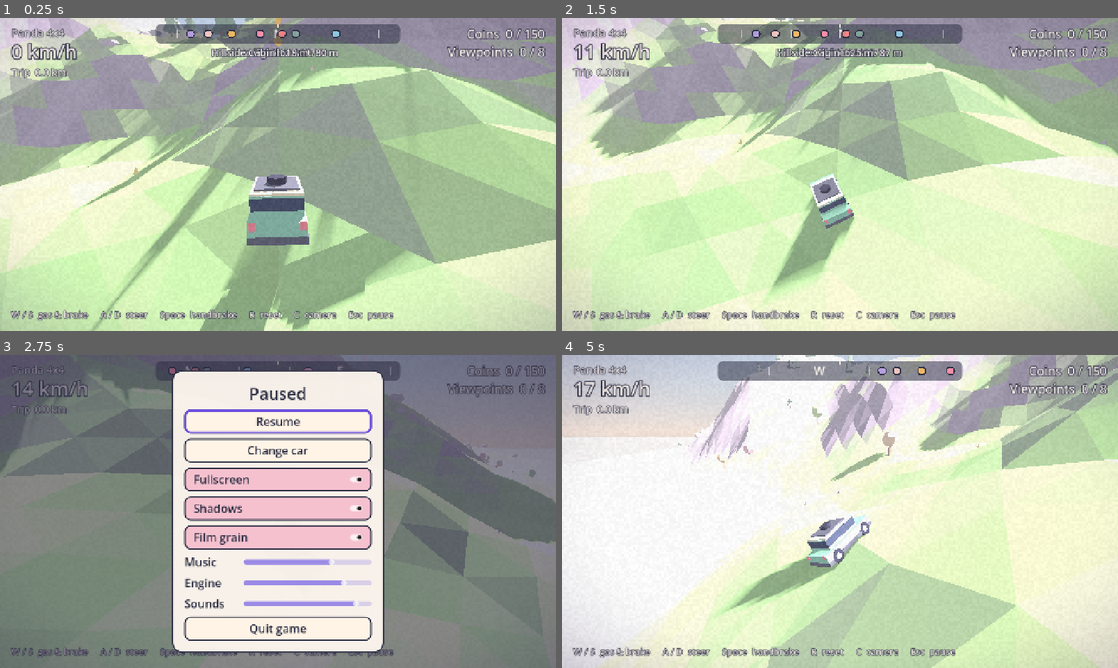
Above: before the commit, frames 1-4 (two rows, left to right).
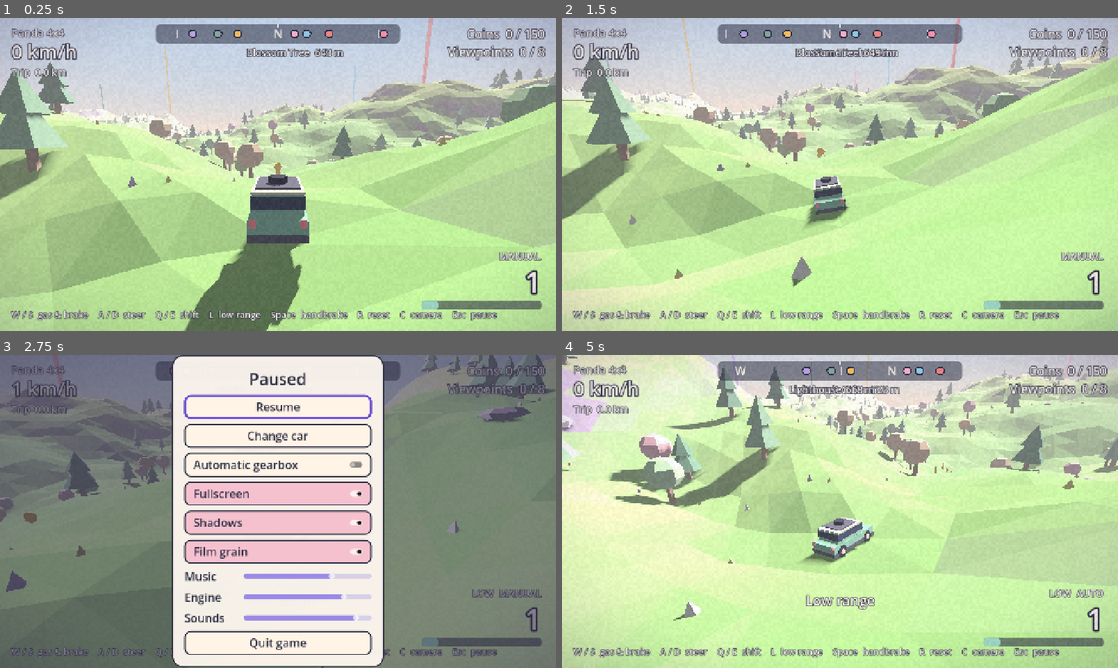
Above: after the commit, the same moments.

Repository: Quezka/lowgear
Game: Godot game, scene res://scenes/main.tscn
The game is run twice, just before and just after one commit, with the same random seed, the same clock (stepped at 60 frames per second) and the same inputs. This scene is started directly instead of the project's main scene.
Inputs (mouse positions are in pixels of both pictures, inside the frame that each line leads up to):
- Up to frame 1 (0.25 s): no input
- Up to frame 2 (1.5 s): move the mouse to (962, 158) at 0.52 s; hold D (right) 0.53-1.25 s; hold C (camera) 0.53-1.25 s; click (962, 158) at 0.67 s; tap W (gas) at 0.8 s; drag from (728, 190) to (812, 237) at 1.27 s
- Up to frame 3 (2.75 s): move the mouse to (333, 442) at 2.02 s; hold D (right) from 2.03 s (still down); tap L (low_range, bound only after the commit) at 2.1 s; tap P at 2.3 s
- Up to frame 4 (5 s): release D (right) at 2.75 s; click (840, 464) at 2.75 s, where only the run after the commit has a clickable "Automatic gearbox"; click "Resume" at 3.5 s; drag from (812, 574) to (673, 464) at 4.27 s

The runs differ from the first frame. In frame 1, 84% of the frame differs, in the area x 0-100%, y 0-100%; in frame 2, 82%; in frame 3, 40%; in frame 4, 86%.

Commit message:
Manual gearbox with low range, real torque curves, drag, dust; Quezka logo splash/icon; lighting fix
Co-Authored-By: Claude Opus 5.5 <noreply@anthropic.com>

Diff:
--- a/project.godot
+++ b/project.godot
@@ -7,6 +7,12 @@
 config/description="A lofi pastel off-road drive."
 run/main_scene="res://scenes/menu.tscn"
 config/features=PackedStringArray("4.7", "GL Compatibility")
+config/icon="res://assets/logo.png"
+boot_splash/bg_color=Color(0.992, 0.886, 0.894, 1)
+boot_splash/show_image=true
+boot_splash/image="res://assets/logo.png"
+boot_splash/fullsize=false
+boot_splash/use_filter=true
 
 [autoload]
 
--- a/scripts/car_builder.gd
+++ b/scripts/car_builder.gd
@@ -131,12 +131,12 @@
 		wheel.use_as_traction = front or awd
 		wheel.add_child(build_wheel_visual(spec))
 		car.add_child(wheel)
-	for side in [-0.5, 0.5]:
+	for side in [0.0]:
 		var l := SpotLight3D.new()
 		l.position = Vector3(side, 0.5, 1.6)
 		l.rotation_degrees = Vector3(-6, 180, 0)
 		l.spot_range = 34.0
-		l.spot_angle = 32.0
+		l.spot_angle = 40.0
 		l.light_color = Color("#fff1c9")
 		l.light_energy = 0.0
 		l.visible = false
--- a/scripts/car_specs.gd
+++ b/scripts/car_specs.gd
@@ -25,9 +25,11 @@
 		"stats": {"Speed": 2, "Climbing": 5, "Grip": 4, "Comfort": 3},
 		"mass": 800.0, "engine_force": 6200.0, "top_speed": 21.0, "drive": "awd",
 		"brake": 32.0, "steer_max": 0.55,
+		"drivetrain": {"gears": [3.91, 2.16, 1.48, 1.12, 0.89], "final": 4.46, "high": 1.0, "low": 1.6,
+			"torque": 100.0, "peak_rpm": 3000.0, "idle": 850.0, "redline": 6000.0, "cda": 0.8},
 		"wheel": {
 			"radius": 0.32, "width": 0.2, "x": 0.68, "front_z": 1.08, "rear_z": -1.08, "y": 0.35,
-			"rest": 0.26, "travel": 0.26, "stiffness": 38.0, "comp": 1.8, "relax": 2.6, "slip": 4.6, "roll": 0.25,
+			"rest": 0.26, "travel": 0.26, "stiffness": 38.0, "comp": 1.8, "relax": 2.6, "slip": 4.6, "roll": 0.5,
 		},
 		"com": Vector3(0, -0.15, 0.1),
 		"collision": [
@@ -65,9 +67,11 @@
 		"stats": {"Speed": 3, "Climbing": 4, "Grip": 3, "Comfort": 5},
 		"mass": 1150.0, "engine_force": 8600.0, "top_speed": 25.0, "drive": "awd",
 		"brake": 45.0, "steer_max": 0.5,
+		"drivetrain": {"gears": [3.67, 2.1, 1.36, 1.0, 0.82], "final": 3.9, "high": 1.2, "low": 2.135,
+			"torque": 129.0, "peak_rpm": 4000.0, "idle": 800.0, "redline": 5400.0, "cda": 0.95},
 		"wheel": {
 			"radius": 0.37, "width": 0.24, "x": 0.74, "front_z": 1.1, "rear_z": -1.1, "y": 0.42,
-			"rest": 0.34, "travel": 0.36, "stiffness": 30.0, "comp": 1.6, "relax": 2.1, "slip": 4.0, "roll": 0.2,
+			"rest": 0.34, "travel": 0.36, "stiffness": 30.0, "comp": 1.6, "relax": 2.1, "slip": 4.0, "roll": 0.45,
 		},
 		"com": Vector3(0, -0.2, 0.15),
 		"collision": [
@@ -108,9 +112,11 @@
 		"stats": {"Speed": 5, "Climbing": 2, "Grip": 3, "Comfort": 2},
 		"mass": 720.0, "engine_force": 6400.0, "top_speed": 33.0, "drive": "fwd",
 		"brake": 30.0, "steer_max": 0.6,
+		"drivetrain": {"gears": [2.69, 1.75, 1.29, 1.0], "final": 4.2, "high": 1.0, "low": 0.0,
+			"torque": 115.0, "peak_rpm": 4500.0, "idle": 950.0, "redline": 7000.0, "cda": 0.6},
 		"wheel": {
 			"radius": 0.29, "width": 0.2, "x": 0.62, "front_z": 1.02, "rear_z": -1.02, "y": 0.3,
-			"rest": 0.19, "travel": 0.16, "stiffness": 55.0, "comp": 3.0, "relax": 3.6, "slip": 3.4, "roll": 0.3,
+			"rest": 0.19, "travel": 0.16, "stiffness": 55.0, "comp": 3.0, "relax": 3.6, "slip": 3.4, "roll": 0.55,
 		},
 		"com": Vector3(0, -0.12, 0.25),
 		"collision": [
--- a/scripts/game_state.gd
+++ b/scripts/game_state.gd
@@ -19,6 +19,7 @@
 	"grain": true,
 	"shadows": true,
 	"fullscreen": true,
+	"auto_gearbox": false,
 }
 
 ## Test mode: `godot --path . -- --shot [--menu] [--car=id] [--out=dir] [--tod=0.8]`
@@ -117,6 +118,12 @@
 	_keys("camera", [KEY_C])
 	_keys("pause", [KEY_ESCAPE, KEY_P])
 	_keys("fullscreen", [KEY_F11])
+	_keys("shift_up", [KEY_E, KEY_PAGEUP])
+	_keys("shift_down", [KEY_Q, KEY_PAGEDOWN])
+	_keys("low_range", [KEY_L])
+	_button("shift_up", JOY_BUTTON_RIGHT_SHOULDER)
+	_button("shift_down", JOY_BUTTON_LEFT_SHOULDER)
+	_button("low_range", JOY_BUTTON_BACK)
 	_axis("gas", JOY_AXIS_TRIGGER_RIGHT, 1.0)
 	_axis("brake", JOY_AXIS_TRIGGER_LEFT, 1.0)
 	_axis("left", JOY_AXIS_LEFT_X, -1.0)
--- a/scripts/hud.gd
+++ b/scripts/hud.gd
@@ -14,6 +14,10 @@
 var _toast: Label
 var _hint: Label
 var _fade: ColorRect
+var _gear: Label
+var _range: Label
+var _tach: ProgressBar
+var _tach_fill: StyleBoxFlat
 var _compass: Compass
 var _toast_t := 0.0
 var _hint_t := 14.0
@@ -60,8 +64,53 @@
 	_hint.offset_left = 28
 	_hint.offset_top = -56
 	_hint.offset_right = 1340
-	_hint.text = "W / S  gas & brake     A / D  steer     Space  handbrake     R  reset     C  camera     Esc  pause"
+	_hint.text = "W / S  gas & brake    A / D  steer    Q / E  shift    L  low range    Space  handbrake    R  reset    C  camera    Esc  pause"
 	root.add_child(_hint)
+
+	_gear = Label.new()
+	_gear.label_settings = GameState.label_settings(72)
+	_gear.anchor_left = 1.0
+	_gear.anchor_right = 1.0
+	_gear.anchor_top = 1.0
+	_gear.anchor_bottom = 1.0
+	_gear.offset_left = -150
+	_gear.offset_right = -36
+	_gear.offset_top = -170
+	_gear.offset_bottom = -80
+	_gear.horizontal_alignment = HORIZONTAL_ALIGNMENT_RIGHT
+	root.add_child(_gear)
+	_range = Label.new()
+	_range.label_settings = GameState.label_settings(24)
+	_range.anchor_left = 1.0
+	_range.anchor_right = 1.0
+	_range.anchor_top = 1.0
+	_range.anchor_bottom = 1.0
+	_range.offset_left = -360
+	_range.offset_right = -36
+	_range.offset_top = -200
+	_range.offset_bottom = -168
+	_range.horizontal_alignment = HORIZONTAL_ALIGNMENT_RIGHT
+	root.add_child(_range)
+	_tach = ProgressBar.new()
+	_tach.show_percentage = false
+	_tach.min_value = 0.0
+	_tach.max_value = 1.0
+	_tach.anchor_left = 1.0
+	_tach.anchor_right = 1.0
+	_tach.anchor_top = 1.0
+	_tach.anchor_bottom = 1.0
+	_tach.offset_left = -330
+	_tach.offset_right = -36
+	_tach.offset_top = -74
+	_tach.offset_bottom = -52
+	var bg := StyleBoxFlat.new()
+	bg.bg_color = Color(0.17, 0.18, 0.26, 0.6)
+	bg.set_corner_radius_all(8)
+	_tach.add_theme_stylebox_override("background", bg)
+	_tach_fill = StyleBoxFlat.new()
+	_tach_fill.set_corner_radius_all(8)
+	_tach.add_theme_stylebox_override("fill", _tach_fill)
+	root.add_child(_tach)
 
 	_fade = ColorRect.new()
 	_fade.set_anchors_preset(Control.PRESET_FULL_RECT)
@@ -107,6 +156,10 @@
 	if _hint_t > 0.0:
 		_hint_t -= delta
 		_hint.modulate.a = clampf(_hint_t / 2.0, 0.0, 1.0)
+	_gear.text = car.gear_text()
+	_range.text = ("LOW  " if car.low_range else "") + ("AUTO" if car.is_auto() else "MANUAL")
+	_tach.value = car.rpm
+	_tach_fill.bg_color = Color("#9ed9c5").lerp(Color("#f28482"), clampf((car.rpm - 0.7) / 0.25, 0.0, 1.0))
 	_compass.queue_redraw()
 
 
--- a/scripts/low_poly.gd
+++ b/scripts/low_poly.gd
@@ -27,6 +27,7 @@
 		return _mats["__inst"]
 	var m := StandardMaterial3D.new()
 	m.vertex_color_use_as_albedo = true
+	m.vertex_color_is_srgb = true
 	m.roughness = 0.95
 	m.metallic_specular = 0.15
 	_mats["__inst"] = m
--- a/scripts/main.gd
+++ b/scripts/main.gd
@@ -109,6 +109,7 @@
 	feats.discovered.connect(func(n: String, c: int) -> void:
 		Sfx.play("discover")
 		hud.toast("Discovered: %s   (%d / %d)" % [n, c, feats.landmarks.size()]))
+	car.message.connect(func(t: String) -> void: hud.toast(t))
 	car.was_reset.connect(func() -> void:
 		Sfx.play("reset", 0.6)
 		hud.flash())
@@ -221,8 +222,8 @@
 	_stat_t += delta
 	if _stat_t >= 2.0:
 		_stat_t = 0.0
-		print("[shot] t=%.0f fps=%d kmh=%.0f fwd=%.1f pos=(%.0f, %.0f, %.0f) up=%.2f trip=%.0f resets=%d ground=%s" % [
-			_shot_t, Engine.get_frames_per_second(), car.linear_velocity.length() * 3.6, car.fwd_speed,
+		print("[shot] t=%.0f gear=%s low=%s rpm=%.0f fps=%d kmh=%.0f fwd=%.1f pos=(%.0f, %.0f, %.0f) up=%.2f trip=%.0f resets=%d ground=%s" % [
+			_shot_t, car.gear_text(), car.low_range, car.engine_rpm, Engine.get_frames_per_second(), car.linear_velocity.length() * 3.6, car.fwd_speed,
 			car.global_position.x, car.global_position.y, car.global_position.z,
 			car.global_transform.basis.y.y, car.trip, car.resets, car.grounded])
 	if not _shot_times.is_empty() and _shot_t >= float(_shot_times[0]):
--- a/scripts/palette.gd
+++ b/scripts/palette.gd
@@ -4,27 +4,27 @@
 
 const NIGHT := {
 	"top": Color("#2e3a6b"), "horizon": Color("#5b5f97"), "fog": Color("#4c5487"),
-	"light": Color("#a9b8ff"), "energy": 0.28, "ambient": 0.75,
+	"light": Color("#a9b8ff"), "energy": 0.22, "ambient": 0.3,
 }
 const DAWN := {
 	"top": Color("#8fa3d9"), "horizon": Color("#ffc4b8"), "fog": Color("#f5c6c0"),
-	"light": Color("#ffc9a3"), "energy": 0.8, "ambient": 0.75,
+	"light": Color("#ffc9a3"), "energy": 0.6, "ambient": 0.3,
 }
 const MORNING := {
 	"top": Color("#a9cdf0"), "horizon": Color("#fde7d3"), "fog": Color("#ece3e6"),
-	"light": Color("#fff0dc"), "energy": 1.1, "ambient": 0.8,
+	"light": Color("#fff0dc"), "energy": 0.8, "ambient": 0.32,
 }
 const NOON := {
 	"top": Color("#9ccbf2"), "horizon": Color("#e6f0f7"), "fog": Color("#dde9f2"),
-	"light": Color("#fff8ec"), "energy": 1.25, "ambient": 0.85,
+	"light": Color("#fff8ec"), "energy": 0.88, "ambient": 0.34,
 }
 const GOLDEN := {
 	"top": Color("#b7b6e8"), "horizon": Color("#ffd2a6"), "fog": Color("#f7d4bd"),
-	"light": Color("#ffd29a"), "energy": 1.0, "ambient": 0.78,
+	"light": Color("#ffd29a"), "energy": 0.78, "ambient": 0.32,
 }
 const DUSK := {
 	"top": Color("#7d79c2"), "horizon": Color("#f7a8b8"), "fog": Color("#c79bbf"),
-	"light": Color("#ff9eaa"), "energy": 0.55, "ambient": 0.72,
+	"light": Color("#ff9eaa"), "energy": 0.5, "ambient": 0.3,
 }
 
 static var KEYS: Array = [
--- a/scripts/pause_menu.gd
+++ b/scripts/pause_menu.gd
@@ -32,6 +32,7 @@
 	v.add_child(title)
 	_first = _button(v, "Resume", toggle)
 	_button(v, "Change car", func() -> void: change_car.emit())
+	_check(v, "Automatic gearbox", "auto_gearbox")
 	_check(v, "Fullscreen", "fullscreen")
 	_check(v, "Shadows", "shadows")
 	_check(v, "Film grain", "grain")
--- a/scripts/terrain.gd
+++ b/scripts/terrain.gd
@@ -9,13 +9,13 @@
 const CHUNKS := 8
 const SEA_FLOOR := -7.0
 
-const SAND := Color("#f2dfb6")
+const SAND := Color("#ecd3a2")
 const WET_SAND := Color("#d9c9a6")
-const ROCK := Color("#b8acc9")
+const ROCK := Color("#a99bc0")
 const SNOW := Color("#f8f1f4")
-const GRASS_A := Color("#a6d6a0")
-const GRASS_B := Color("#c9e4a2")
-const MEADOW := Color("#dcdcaa")
+const GRASS_A := Color("#8fc98a")
+const GRASS_B := Color("#b2d98c")
+const MEADOW := Color("#cfd197")
 
 var heights := PackedFloat32Array()
 var spawn_transform := Transform3D.IDENTITY
@@ -41,6 +41,7 @@
 			heights[j * (N + 1) + i] = _raw_height(-HALF + i * CELL, z)
 	_material = StandardMaterial3D.new()
 	_material.vertex_color_use_as_albedo = true
+	_material.vertex_color_is_srgb = true
 	_material.roughness = 1.0
 	_material.metallic_specular = 0.1
 	_material.cull_mode = BaseMaterial3D.CULL_DISABLED
@@ -53,7 +54,7 @@
 func _setup_noise(s: int) -> void:
 	_base.seed = s
 	_base.noise_type = FastNoiseLite.TYPE_SIMPLEX_SMOOTH
-	_base.frequency = 0.0042
+	_base.frequency = 0.0036
 	_base.fractal_type = FastNoiseLite.FRACTAL_FBM
 	_base.fractal_octaves = 4
 	_ridge.seed = s + 1
@@ -75,9 +76,9 @@
 	var d := Vector2(x, z).length() / HALF + _warp.get_noise_2d(x, z) * 0.18
 	var mask := 1.0 - smoothstep(0.62, 0.93, d)
 	var base := clampf(_base.get_noise_2d(x, z) * 0.75 + 0.5, 0.0, 1.0)
-	var hills := pow(base, 1.7) * 62.0
+	var hills := pow(base, 1.7) * 44.0
 	var r := 1.0 - absf(_ridge.get_noise_2d(x, z))
-	var ridge := pow(r, 3.0) * 34.0 * (1.0 - smoothstep(0.2, 0.75, d))
+	var ridge := pow(r, 3.0) * 22.0 * (1.0 - smoothstep(0.2, 0.75, d))
 	var bumps := _bumps.get_noise_2d(x, z) * 1.6
 	var land := 5.0 + hills + ridge + bumps
 	return lerpf(SEA_FLOOR, land, mask)
@@ -192,7 +193,11 @@
 	var z := HALF * 0.95
 	while z > 0.0 and get_height(0.0, z) < 3.0:
 		z -= 2.0
-	z -= 20.0
+	z -= 12.0
+	var tries := 0
+	while tries < 60 and get_normal(0.0, z).y < 0.97:
+		z -= 2.0
+		tries += 1
 	var h := get_height(0.0, z)
 	# Cars face +Z; turn around so we look inland.
 	spawn_transform = Transform3D(Basis(Vector3.UP, PI), Vector3(0.0, h + 1.2, z))
--- a/scripts/vehicle_controller.gd
+++ b/scripts/vehicle_controller.gd
@@ -1,8 +1,13 @@
 class_name Car
 extends VehicleBody3D
-## Player car: input, per-wheel drive, air control, flip and water resets, fake gearbox for the engine sound.
+## Player car: engine + manual gearbox (with low range on the 4x4s), brakes, drag,
+## air control, flip and water resets, dust.
 
 signal was_reset
+signal message(text: String)
+
+const SHIFT_TIME := 0.25
+const EFFICIENCY := 0.85
 
 var spec: Dictionary = {}
 var terrain: Terrain
@@ -14,22 +19,30 @@
 var rear: Array[VehicleWheel3D] = []
 var lights: Array[SpotLight3D] = []
 
-var throttle := 0.0   ## 0..1, for the engine sound
-var rpm := 0.2        ## 0..1, fake gearbox
-var fwd_speed := 0.0  ## m/s along the car's nose
+var gear := 1          ## -1 reverse, 0 neutral, 1..n
+var low_range := false
+var engine_rpm := 900.0
+var throttle := 0.0    ## 0..1, for the engine sound
+var rpm := 0.2         ## engine_rpm / redline, for the sound and the HUD
+var fwd_speed := 0.0   ## m/s along the car's nose
 var grounded := false
-var trip := 0.0       ## metres driven on the ground
+var trip := 0.0        ## metres driven on the ground
 var resets := 0
 
+var _dt: Dictionary
 var _steer := 0.0
+var _shift_t := 0.0
 var _flip_t := 0.0
 var _safe_t := 0.0
 var _last_safe := Transform3D.IDENTITY
 var _stuck_t := 0.0
 var _reverse_t := 0.0
+var _dust: CPUParticles3D
 
 
 func setup_wheels() -> void:
+	_dt = spec["drivetrain"]
+	engine_rpm = _dt["idle"]
 	for c in get_children():
 		if c is VehicleWheel3D:
 			var w := c as VehicleWheel3D
@@ -41,6 +54,71 @@
 		elif c is SpotLight3D:
 			lights.append(c as SpotLight3D)
 	_last_safe = global_transform
+	_make_dust()
+
+
+func gear_count() -> int:
+	return (_dt["gears"] as Array).size()
+
+
+func has_low() -> bool:
+	return float(_dt["low"]) > 0.0
+
+
+func is_auto() -> bool:
+	return autopilot or bool(GameState.settings.get("auto_gearbox", false))
+
+
+func gear_text() -> String:
+	if gear < 0:
+		return "R"
+	if gear == 0:
+		return "N"
+	return str(gear)
+
+
+## Overall ratio engine -> wheel, signed (negative in reverse), 0 in neutral.
+func _ratio() -> float:
+	if gear == 0:
+		return 0.0
+	var gears: Array = _dt["gears"]
+	var g: float = gears[0] * 1.1 if gear < 0 else gears[gear - 1]
+	var range_r: float = _dt["low"] if low_range else _dt["high"]
+	var r: float = g * float(_dt["final"]) * range_r
+	return -r if gear < 0 else r
+
+
+func _torque(r: float) -> float:
+	var peak: float = _dt["torque"]
+	var pr: float = _dt["peak_rpm"]
+	var red: float = _dt["redline"]
+	if r <= pr:
+		return peak * (0.62 + 0.38 * clampf(r / pr, 0.0, 1.0))
+	var f := (r - pr) / (red - pr)
+	return peak * (1.0 - 0.45 * f * f)
+
+
+func _shift(to: int) -> void:
+	to = clampi(to, -1, gear_count())
+	if to == gear:
+		return
+	if to < 0 and fwd_speed > 1.5:
+		message.emit("Stop before reverse")
+		return
+	gear = to
+	_shift_t = SHIFT_TIME
+
+
+func _toggle_low() -> void:
+	if not has_low():
+		message.emit("No low range on this car")
+		return
+	if absf(fwd_speed) > 3.0:
+		message.emit("Slow down to change range")
+		return
+	low_range = not low_range
+	_shift_t = SHIFT_TIME * 2.0
+	message.emit("Low range" if low_range else "Normal range")
 
 
 func _physics_process(delta: float) -> void:
@@ -63,7 +141,10 @@
 		else:
 			_stuck_t = maxf(0.0, _stuck_t - delta)
 		if _stuck_t > 2.5:
-			_reverse_t = 1.5
+			if has_low() and not low_range:
+				low_range = true
+			else:
+				_reverse_t = 1.5
 			_stuck_t = 0.0
 		if _reverse_t > 0.0:
 			_reverse_t -= delta
@@ -78,24 +159,71 @@
 		if Input.is_action_just_pressed("reset"):
 			reset_car(false)
 			return
-
-	var top: float = spec["top_speed"]
-	var ef: float = spec["engine_force"]
+		if Input.is_action_just_pressed("low_range"):
+			_toggle_low()
+		if not is_auto():
+			if Input.is_action_just_pressed("shift_up"):
+				_shift(gear + 1)
+			if Input.is_action_just_pressed("shift_down"):
+				_shift(gear - 1)
+
+	var red: float = _dt["redline"]
+	var idle: float = _dt["idle"]
+	var radius: float = (spec["wheel"] as Dictionary)["radius"]
 	var brake_max: float = spec["brake"]
+
+	# Automatic: S brakes, then reverses once stopped.
+	if is_auto():
+		if gear < 0:
+			if gas > 0.1 and fwd_speed > -0.5:
+				_shift(1)
+			else:
+				var g2 := gas
+				gas = brk
+				brk = g2
+		elif brk > 0.1 and gas < 0.05 and fwd_speed < 0.5:
+			_shift(-1)
+			gas = brk
+			brk = 0.0
+		if gear == 0:
+			gear = 1
+
+	# Engine speed from the driven wheels' ground speed.
+	var ratio := _ratio()
+	var wheel_rpm := absf(fwd_speed) / (TAU * radius) * 60.0
+	var linked := wheel_rpm * absf(ratio)
+	_shift_t = maxf(0.0, _shift_t - delta)
+	var clutch_in := ratio == 0.0 or _shift_t > 0.0
+	var target_rpm: float
+	if clutch_in:
+		target_rpm = idle + gas * (red - idle) * 0.85
+	else:
+		# The clutch slips at launch, so the engine never drops below a launch rpm with gas.
+		var launch: float = idle + gas * (float(_dt["peak_rpm"]) - idle) * 0.85
+		target_rpm = maxf(linked, launch if gas > 0.05 else idle)
+		if not grounded:
+			target_rpm = maxf(target_rpm, idle + gas * (red - idle) * 0.9)
+	engine_rpm = lerpf(engine_rpm, minf(target_rpm, red * 1.02), 1.0 - exp(-delta * 10.0))
+	rpm = engine_rpm / red
+
+	if is_auto() and gear > 0 and _shift_t <= 0.0 and grounded:
+		if linked > red * 0.9 and gear < gear_count():
+			_shift(gear + 1)
+		elif gear > 1:
+			var gears: Array = _dt["gears"]
+			var lower := linked * float(gears[gear - 2]) / float(gears[gear - 1])
+			if lower < red * 0.6:
+				_shift(gear - 1)
+
 	var force := 0.0
-	var brake_v := 0.0
-	if gas > 0.05:
-		if fwd_speed < -1.0:
-			brake_v = brake_max * gas
-		else:
-			force = ef * gas * clampf(1.0 - pow(maxf(fwd_speed, 0.0) / top, 2.0), 0.0, 1.0)
-	if brk > 0.05:
-		if fwd_speed > 1.0:
-			brake_v = maxf(brake_v, brake_max * brk)
-		elif fwd_speed > -7.0:
-			force = -ef * 0.5 * brk
-	if gas <= 0.05 and brk <= 0.05:
-		brake_v = brake_max * 0.06
+	var brake_v := brk * brake_max
+	if not clutch_in:
+		if linked < red:
+			force = _torque(engine_rpm) * gas * ratio * EFFICIENCY / radius
+		if gas < 0.05:
+			# Engine braking, stronger in low gears.
+			brake_v += clampf(linked / red, 0.0, 1.0) * absf(ratio) * 0.012 * brake_max
+	brake_v += brake_max * 0.015  # rolling resistance
 	var per := force / maxf(traction.size(), 1.0)
 	for w in wheels:
 		w.engine_force = per if w.use_as_traction else 0.0
@@ -104,7 +232,11 @@
 		for w in rear:
 			w.brake = brake_max * 1.6
 			w.engine_force = 0.0
-
+	# Air drag.
+	var cda: float = _dt["cda"]
+	apply_central_force(-linear_velocity * speed * cda * 0.6)
+
+	var top: float = spec["top_speed"]
 	var steer_max: float = spec["steer_max"]
 	var steer_lim := lerpf(steer_max, steer_max * 0.35, clampf(absf(fwd_speed) / top, 0.0, 1.0))
 	_steer = move_toward(_steer, steer_in * steer_lim, delta * 2.2)
@@ -116,21 +248,11 @@
 			contacts += 1
 	grounded = contacts > 0
 	if contacts == 0:
-		apply_torque((b.x * (brk - gas) * 2.2 - b.z * steer_in * 1.6) * mass)
-
-	# Fake gearbox so the engine note rises and drops.
-	var ratio := absf(fwd_speed) / top
-	var gears := [0.0, 0.2, 0.42, 0.66, 0.9, 1.3]
-	var g := 0
-	while g < gears.size() - 2 and ratio > float(gears[g + 1]):
-		g += 1
-	var lo: float = gears[g]
-	var hi: float = gears[g + 1]
-	var target_rpm := 0.22 + 0.68 * clampf((ratio - lo) / (hi - lo), 0.0, 1.0)
-	if not grounded or (gas > 0.5 and speed < 1.5):
-		target_rpm = 0.25 + 0.7 * gas
-	rpm = lerpf(rpm, target_rpm, 1.0 - exp(-delta * 8.0))
-	throttle = maxf(gas, brk if fwd_speed < 1.0 else 0.0)
+		apply_torque((b.x * (brk - gas) * 1.6 - b.z * steer_in * 1.2) * mass)
+	throttle = gas
+
+	_dust.emitting = contacts >= 2 and speed > 4.0 and global_position.y > 1.0
+	_dust.initial_velocity_max = 1.0 + speed * 0.15
 
 	# Resets: on the roof for 2 s, or in the sea.
 	var up_y := b.y.y
@@ -171,6 +293,8 @@
 	PhysicsServer3D.body_set_state(rid, PhysicsServer3D.BODY_STATE_ANGULAR_VELOCITY, Vector3.ZERO)
 	_flip_t = 0.0
 	_steer = 0.0
+	if not is_auto():
+		gear = 1
 	resets += 1
 	was_reset.emit()
 
@@ -178,9 +302,56 @@
 func set_night(darkness: float) -> void:
 	for l in lights:
 		l.visible = darkness > 0.05
-		l.light_energy = darkness * 3.0
+		l.light_energy = darkness * 4.0
+
+
+func _make_dust() -> void:
+	_dust = CPUParticles3D.new()
+	_dust.amount = 28
+	_dust.lifetime = 1.4
+	_dust.emitting = false
+	_dust.local_coords = false
+	_dust.position = Vector3(0, -0.1, float((spec["wheel"] as Dictionary)["rear_z"]) - 0.3)
+	_dust.emission_shape = CPUParticles3D.EMISSION_SHAPE_BOX
+	_dust.emission_box_extents = Vector3(0.7, 0.05, 0.2)
+	_dust.direction = Vector3(0, 0.6, -1)
+	_dust.spread = 35.0
+	_dust.gravity = Vector3(0, 0.4, 0)
+	_dust.initial_velocity_min = 0.5
+	_dust.initial_velocity_max = 2.0
+	_dust.damping_min = 1.5
+	_dust.damping_max = 2.5
+	_dust.scale_amount_min = 0.6
+	_dust.scale_amount_max = 1.6
+	var curve := Curve.new()
+	curve.add_point(Vector2(0, 0.4))
+	curve.add_point(Vector2(1, 1.6))
+	_dust.scale_amount_curve = curve
+	var ramp := Gradient.new()
+	ramp.set_color(0, Color(0.93, 0.88, 0.8, 0.45))
+	ramp.set_color(1, Color(0.93, 0.88, 0.8, 0.0))
+	_dust.color_ramp = ramp
+	var q := QuadMesh.new()
+	q.size = Vector2(0.7, 0.7)
+	var m := StandardMaterial3D.new()
+	m.shading_mode = BaseMaterial3D.SHADING_MODE_UNSHADED
+	m.transparency = BaseMaterial3D.TRANSPARENCY_ALPHA
+	m.vertex_color_use_as_albedo = true
+	m.billboard_mode = BaseMaterial3D.BILLBOARD_PARTICLES
+	var tex := GradientTexture2D.new()
+	tex.fill = GradientTexture2D.FILL_RADIAL
+	tex.fill_from = Vector2(0.5, 0.5)
+	tex.fill_to = Vector2(0.5, 0.0)
+	var g := Gradient.new()
+	g.set_color(0, Color(1, 1, 1, 1))
+	g.set_color(1, Color(1, 1, 1, 0))
+	tex.gradient = g
+	m.albedo_texture = tex
+	q.material = m
+	_dust.mesh = q
+	add_child(_dust)
 
 
 ## Compact state for the multiplayer sync (phase 2).
 func net_state() -> Array:
-	return [global_transform, linear_velocity, _steer, rpm, throttle]
+	return [global_transform, linear_velocity, _steer, rpm, throttle, gear]
Binary file added: assets/logo.png
Not shown, added: scripts/audio/audio_util.gd.uid
Not shown, added: scripts/audio/engine_sound.gd.uid
Not shown, added: scripts/audio/lofi_music.gd.uid
Not shown, added: scripts/audio/sfx.gd.uid
Not shown, added: scripts/car_builder.gd.uid
Not shown, added: scripts/car_specs.gd.uid
Not shown, added: scripts/chase_camera.gd.uid
Not shown, added: scripts/collectibles.gd.uid
Not shown, added: scripts/compass.gd.uid
Not shown, added: scripts/day_cycle.gd.uid
Not shown, added: scripts/game_state.gd.uid
(and 9 more such lines)
